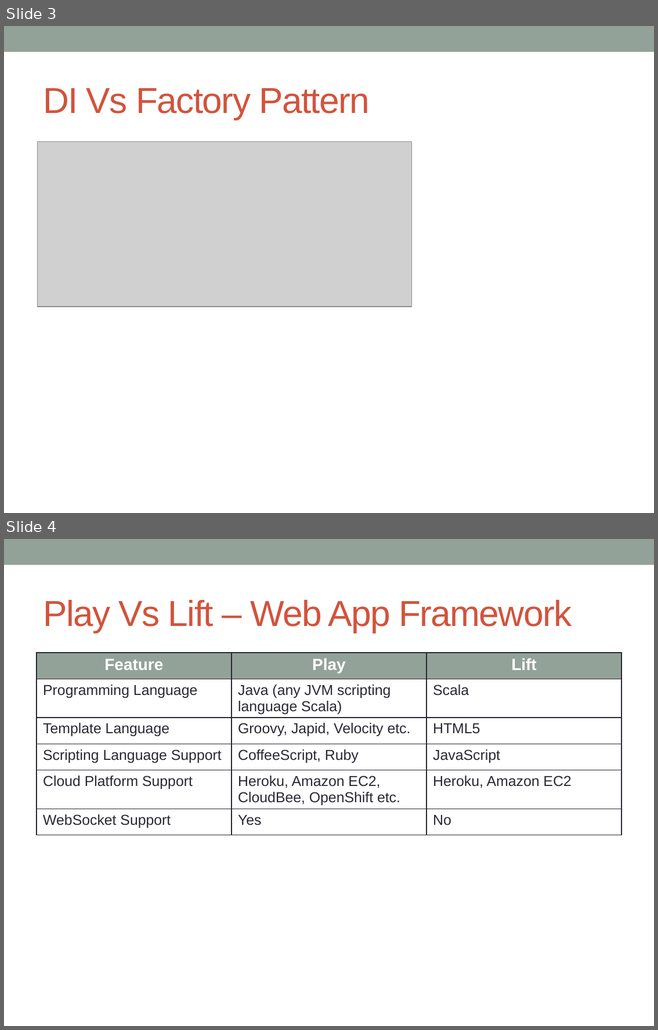
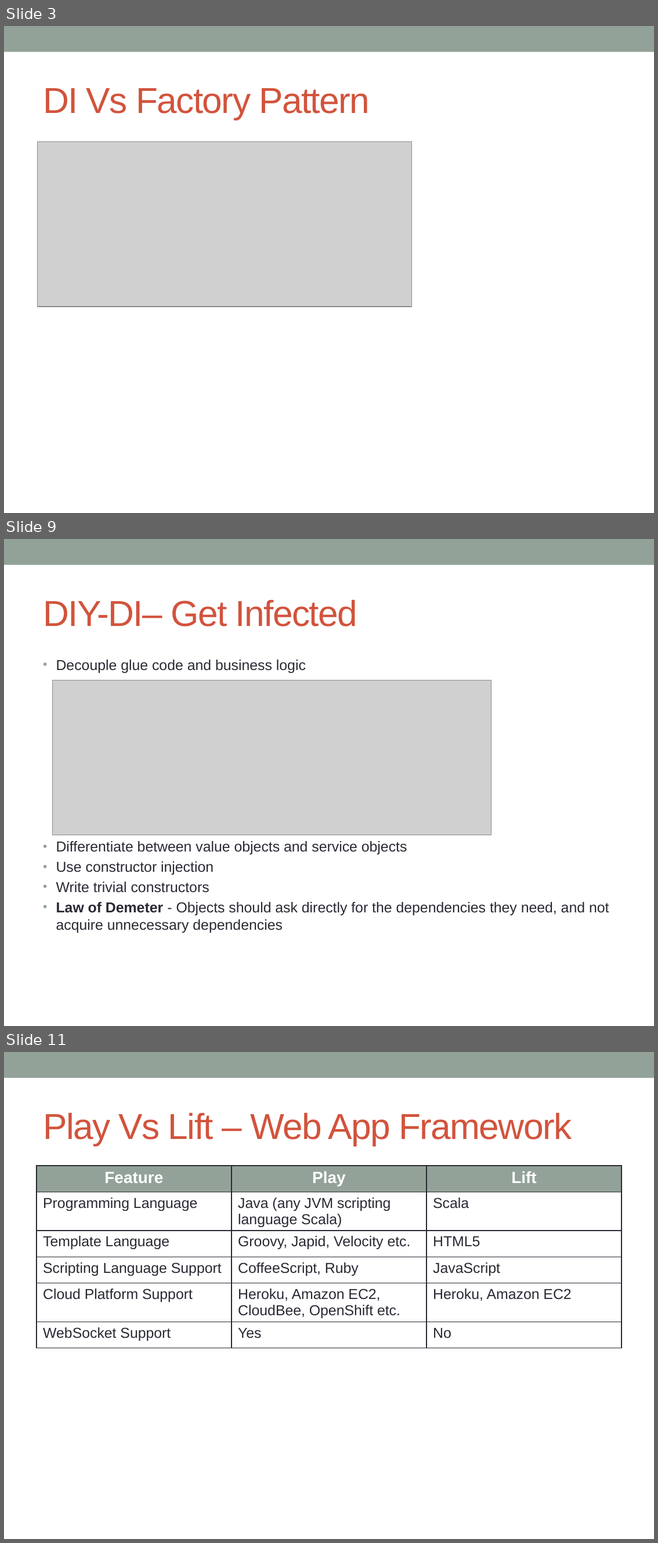
Before and after one commit to notionquest/ProjectDocumentation, a slide deck: Frameworks.pptx. Shown one above the other, each under a label of ours: slides 3 and 4 before the commit, slides 3, 9 and 11 after it; the slides between them are not shown. The pictures are 658x1030 and 658x1543 pixels, drawn with LibreOffice and Linux fonts; fonts in the diff are those of the drawing; grey boxes stand for pictures. Boxes give left, top, right and bottom in pixels: in the first picture for what was removed or moved away, otherwise in the second. Text is boxed around its words. In the diff, an @@ line names an element or a change of style, - is before the commit and + after.

```diff
--- a/Frameworks.pptx
+++ b/Frameworks.pptx
@@ slide 9 added at (4,539,654,1026), background #FFFFFF; not listed: 1 template element that a slide beside it also shows @@
@@ title added at (43,600,357,627), 40 pt, text #D2533C @@
+DIY-DI– Get Infected
@@ text added at (56,660,608,933), 16 pt, text #292934 @@
+• Decouple glue code and business logic
+• Differentiate between value objects and service objects
+• Use constructor injection
+• Write trivial constructors
+• Law of Demeter - Objects should ask directly for the dependencies they need, and not acquire unnecessary dependencies
@@ picture added at (53,681,491,836) @@
@@ what was slide 4 is now slide 11 @@
```
Also in this commit, not shown: 2 slides changed, 6 other slides added, 5 other files.
